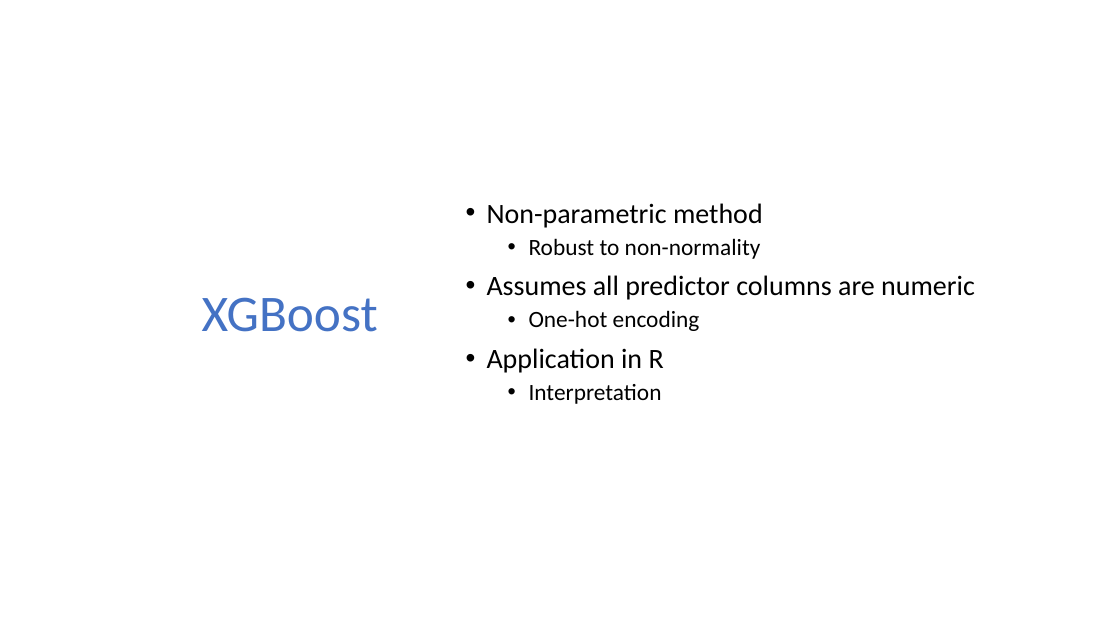
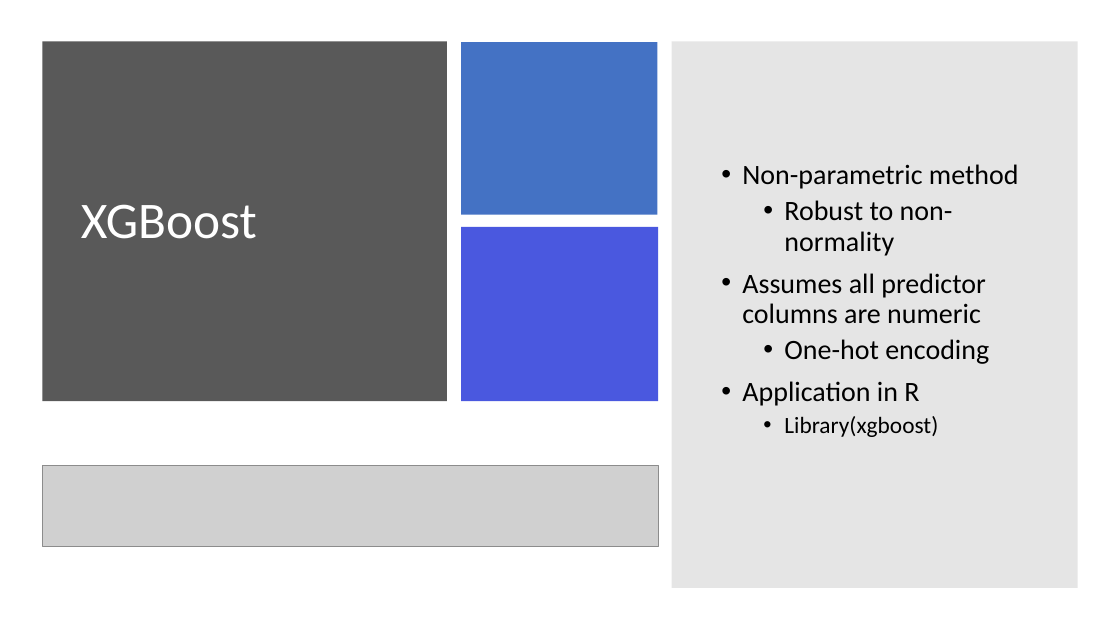
Before and after one commit to davepalazzo/Google_Analytics_Revenue_Prediction, a slide deck: slide 5 of Google_Revenue_Prediction_DP.pptx. Drawn at 1120x630 pixels with LibreOffice and Linux fonts; fonts in the diff are those of the drawing; grey boxes stand for pictures. Boxes give left, top, right and bottom in pixels: in the first picture for what was removed or moved away, otherwise in the second. Text is boxed around its words. In the diff, an @@ line names an element or a change of style, - is before the commit and + after.

```diff
--- a/Google_Revenue_Prediction_DP.pptx
+++ b/Google_Revenue_Prediction_DP.pptx
@@ rectangle added at bbox=[43, 41, 447, 401], fill #595959 @@
@@ rectangle added at bbox=[461, 42, 658, 214], fill #4472C4 @@
@@ rectangle added at bbox=[672, 41, 1079, 588], fill #808080 at 20% opacity @@
@@ title "XGBoost": place and size @@
-title "XGBoost" at bbox=[202, 297, 378, 332]
+title "XGBoost" at bbox=[81, 204, 257, 239]
@@ title "XGBoost" at bbox=[81, 204, 257, 239]: text colour #4472C4 to #FFFFFF; alignment right to left @@
@@ text "Non-parametric method": place and size @@
-text "Non-parametric method" at bbox=[487, 203, 975, 404]
+text "Non-parametric method" at bbox=[742, 164, 1019, 437]
@@ text at bbox=[784, 200, 989, 364]: size 20 to 24 pt in "Robust to non-normality", "One-hot encoding" @@
@@ rectangle added at bbox=[461, 227, 659, 402], fill #4A58DF @@
@@ text at bbox=[784, 416, 938, 437]: text changed @@
-  • Interpretation
+  • Library(xgboost)
@@ picture added at bbox=[42, 466, 659, 547] @@
```
Also in this commit, not shown: 1 other slide changed, 1 slide added, 1 slide removed, 3 other files.
